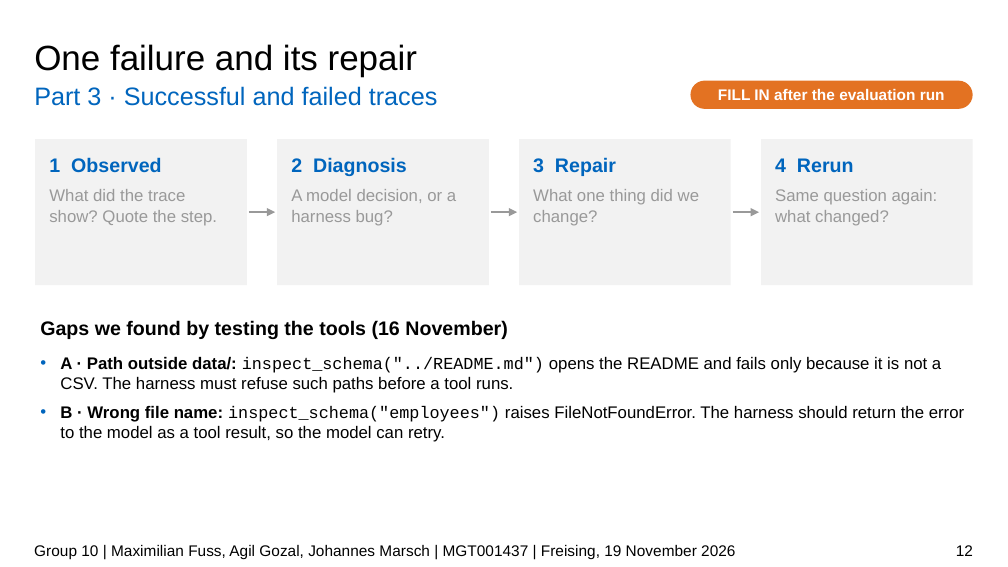
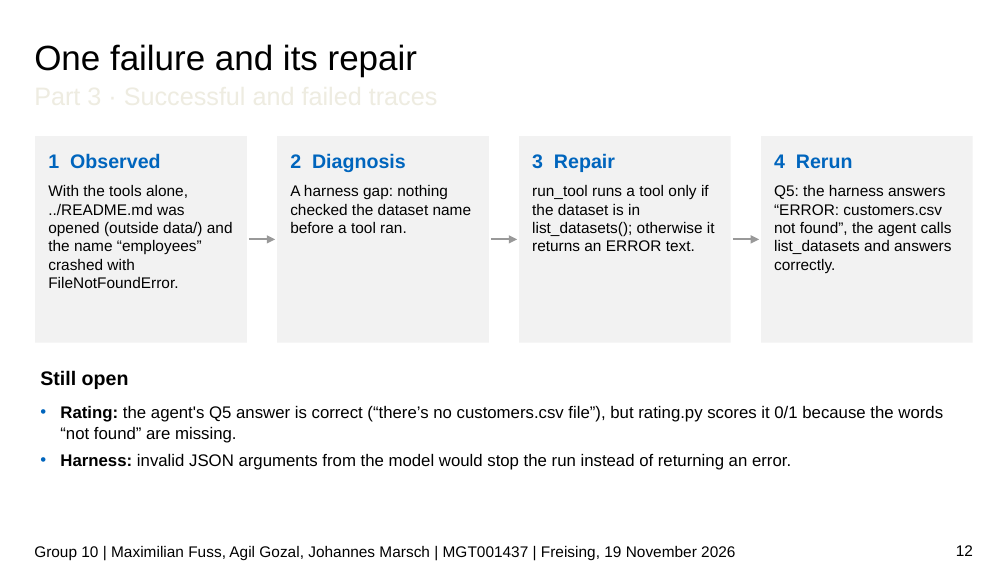
Before and after one commit to JPMarsch/Python_Group_10, a slide deck: slide 12 of presentation/G10_presentation_draft.pptx. Drawn at 1008x567 pixels with LibreOffice and Linux fonts; fonts in the diff are those of the drawing; background and template pictures are left out. Boxes give left, top, right and bottom in pixels: in the first picture for what was removed or moved away, otherwise in the second. Text is boxed around its words. In the diff, an @@ line names an element or a change of style, - is before the commit and + after.

Commit message:
Update G10_presentation_draft.pptx
latest update

```diff
--- a/presentation/G10_presentation_draft.pptx
+++ b/presentation/G10_presentation_draft.pptx
@@ text "Part 3 · Successful and ..." at box(34, 76, 973, 111): text colour #0065BD to #EEECE1 @@
@@ rounded rectangle removed at box(690, 81, 973, 109) @@
-FILL IN after the evaluation run
@@ rectangle removed at box(35, 139, 247, 285) @@
-1 Observed
-What did the trace show? Quote the step.
@@ rectangle added at box(35, 136, 247, 343), fill #F2F2F2, 11 pt, text #000000 @@
+1 Observed
+With the tools alone, ../README.md was opened (outside data/) and the name “employees” crashed with FileNotFoundError.
@@ rectangle "2 Diagnosis": place and size @@
-rectangle "2 Diagnosis" at box(277, 139, 489, 285)
+rectangle "2 Diagnosis" at box(277, 136, 489, 343)
@@ rectangle removed at box(519, 139, 731, 285) @@
-3 Repair
-What one thing did we change?
@@ rectangle added at box(519, 136, 731, 343), fill #F2F2F2, 11 pt, text #000000 @@
+3 Repair
+run_tool runs a tool only if the dataset is in list_datasets(); otherwise it returns an ERROR text.
@@ rectangle removed at box(761, 139, 973, 285) @@
-4 Rerun
-Same question again: what changed?
@@ rectangle added at box(761, 136, 973, 343), fill #F2F2F2, 11 pt, text #000000 @@
+4 Rerun
+Q5: the harness answers “ERROR: customers.csv not found”, the agent calls list_datasets and answers correctly.
@@ text in rectangle at box(290, 185, 472, 233): text changed; size 12 to 11 pt; text colour #999999 to #000000 @@
-A model decision, or a harness bug?
+A harness gap: nothing checked the dataset name before a tool ran.
@@ 3 arrows: place and size @@
-3 arrows at box(249, 212, 759, 212)
+3 arrows at box(249, 240, 759, 240)
@@ text removed at box(60, 357, 964, 442) @@
-• A · Path outside data/: inspect_schema("../README.md") opens the README and fails only because it is not a CSV. The harness must refuse such paths before a tool runs.
-• B · Wrong file name: inspect_schema("employees") raises FileNotFoundError. The harness should return the error to the model as a tool result, so the model can retry.
@@ text added at box(40, 370, 129, 389), 14 pt, text #000000, bold @@
+Still open
@@ text at box(60, 406, 943, 470): text changed; size 14 to 12 pt; bold off @@
-Gaps we found by testing the tools (16 November)
+• Rating: the agent's Q5 answer is correct (“there’s no customers.csv file”), but rating.py scores it 0/1 because the words “not found” are missing.
+• Harness: invalid JSON arguments from the model would stop the run instead of returning an error.
```
Also in this commit, not shown: 15 other slides changed.
